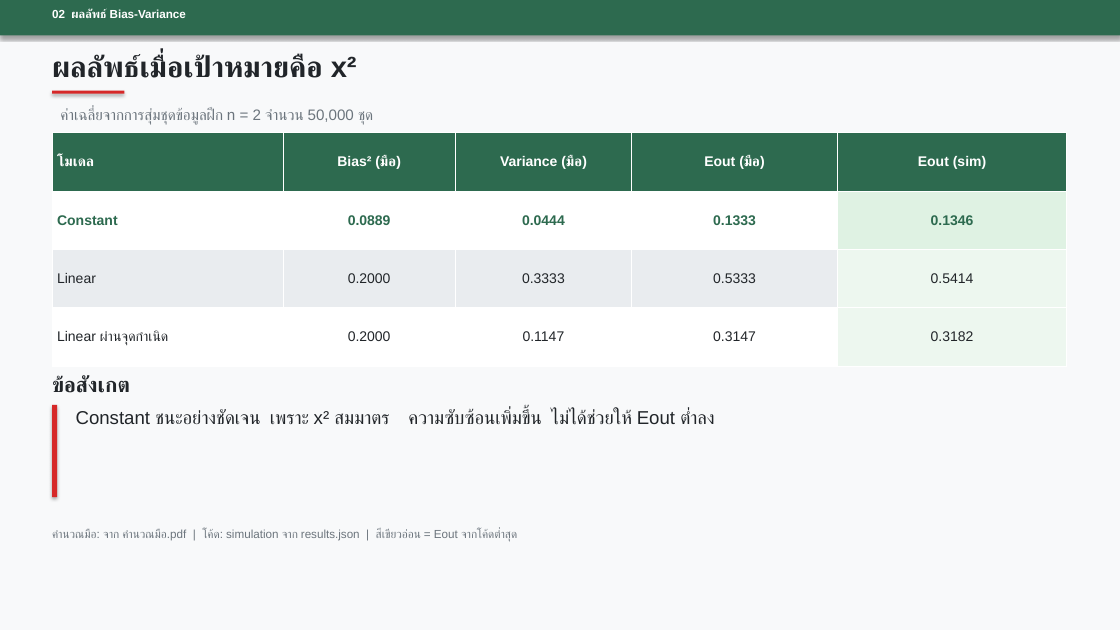
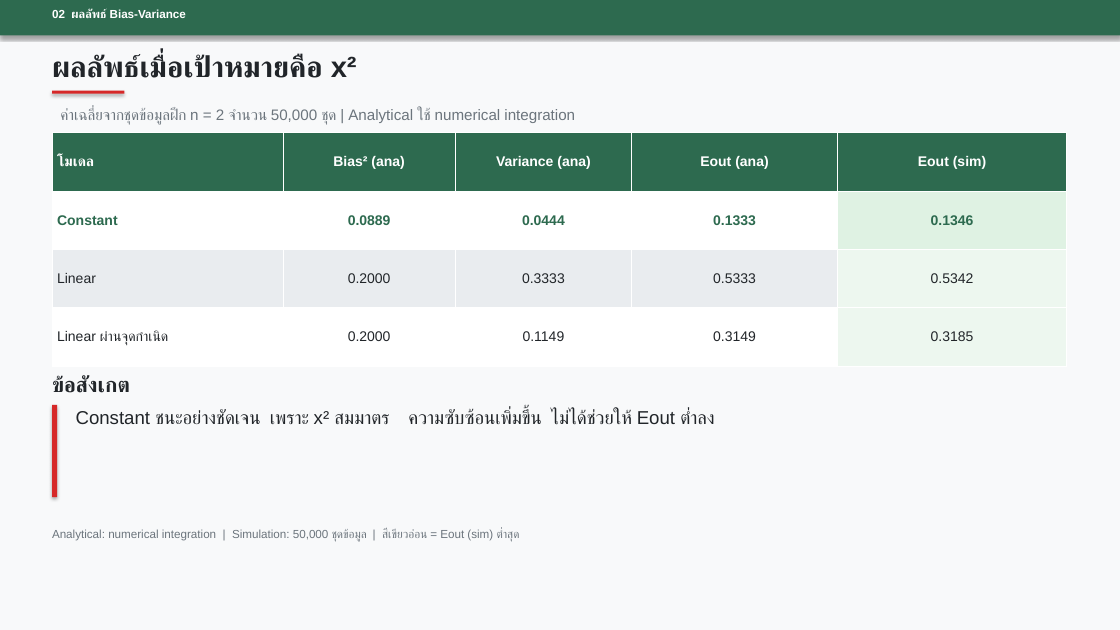
Before and after one commit to HungryBro/Machine_Leaning, a slide deck: slide 4 of Assignment/Week3/Slide/slides_Week3.pptx. Drawn at 1120x630 pixels with LibreOffice and Linux fonts; fonts in the diff are those of the drawing. Boxes give left, top, right and bottom in pixels: in the first picture for what was removed or moved away, otherwise in the second. Text is boxed around its words. In the diff, an @@ line names an element or a change of style, - is before the commit and + after.

```diff
--- a/Assignment/Week3/Slide/slides_Week3.pptx
+++ b/Assignment/Week3/Slide/slides_Week3.pptx
@@ text at (x1=60, y1=107, x2=575, y2=124): text changed @@
-ค่าเฉลี่ยจากการสุ่มชุดข้อมูลฝึก n = 2 จำนวน 50,000 ชุด
+ค่าเฉลี่ยจากชุดข้อมูลฝึก n = 2 จำนวน 50,000 ชุด | Analytical ใช้ numerical integration
@@ table at (x1=52, y1=133, x2=1067, y2=366) @@
-row 1: โมเดล | Bias² (มือ) | Variance (มือ) | Eout (มือ) | Eout (sim)
+row 1: โมเดล | Bias² (ana) | Variance (ana) | Eout (ana) | Eout (sim)
-row 3, column 5: 0.5414
+row 3, column 5: 0.5342
-row 4: Linear ผ่านจุดกำเนิด | 0.2000 | 0.1147 | 0.3147 | 0.3182
+row 4: Linear ผ่านจุดกำเนิด | 0.2000 | 0.1149 | 0.3149 | 0.3185
@@ text at (x1=52, y1=529, x2=520, y2=542): text changed @@
-คำนวณมือ: จาก คำนวณมือ.pdf | โค้ด: simulation จาก results.json | สีเขียวอ่อน = Eout จากโค้ดต่ำสุด
+Analytical: numerical integration | Simulation: 50,000 ชุดข้อมูล | สีเขียวอ่อน = Eout (sim) ต่ำสุด
```
Also in this commit, not shown: 2 other slides changed, 22 other files.
